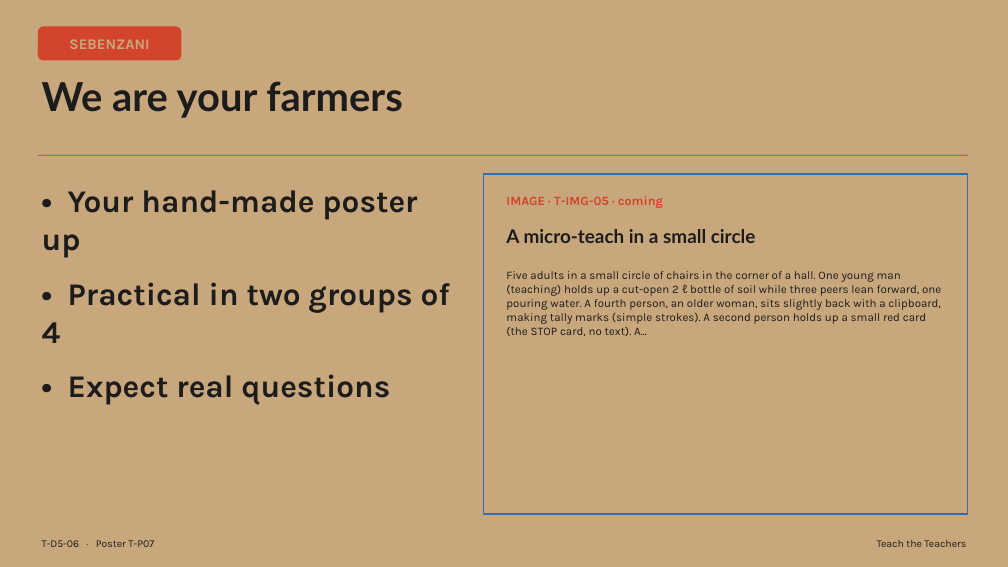
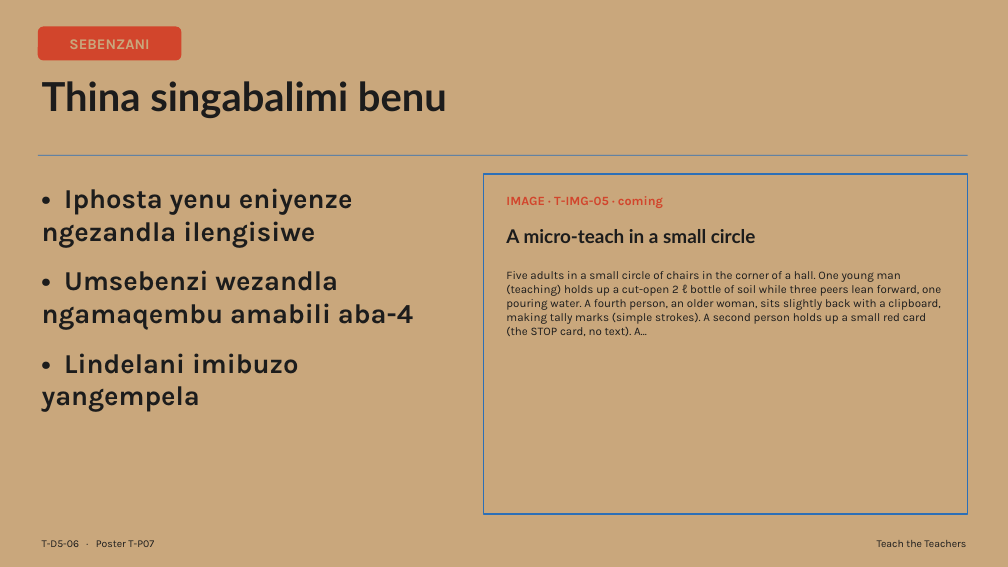
Before and after one commit to rorymclark-prog/ImbewuField, a slide deck: slide 6 of courses/build/teach-the-teachers/T-D5.zu.pptx. Drawn at 1008x567 pixels with LibreOffice and Linux fonts; fonts in the diff are those of the drawing. Boxes give left, top, right and bottom in pixels: in the first picture for what was removed or moved away, otherwise in the second. Text is boxed around its words. In the diff, an @@ line names an element or a change of style, - is before the commit and + after.

```diff
--- a/courses/build/teach-the-teachers/T-D5.zu.pptx
+++ b/courses/build/teach-the-teachers/T-D5.zu.pptx
@@ text at (42,81,447,118): text changed @@
-We are your farmers
+Thina singabalimi benu
@@ text at (42,188,413,412): text changed; size 30 to 26 pt @@
-• Your hand-made poster up
-• Practical in two groups of 4
-• Expect real questions
+• Iphosta yenu eniyenze ngezandla ilengisiwe
+• Umsebenzi wezandla ngamaqembu amabili aba-4
+• Lindelani imibuzo yangempela
```
Also in this commit, not shown: 15 other slides changed, 38 other files.
